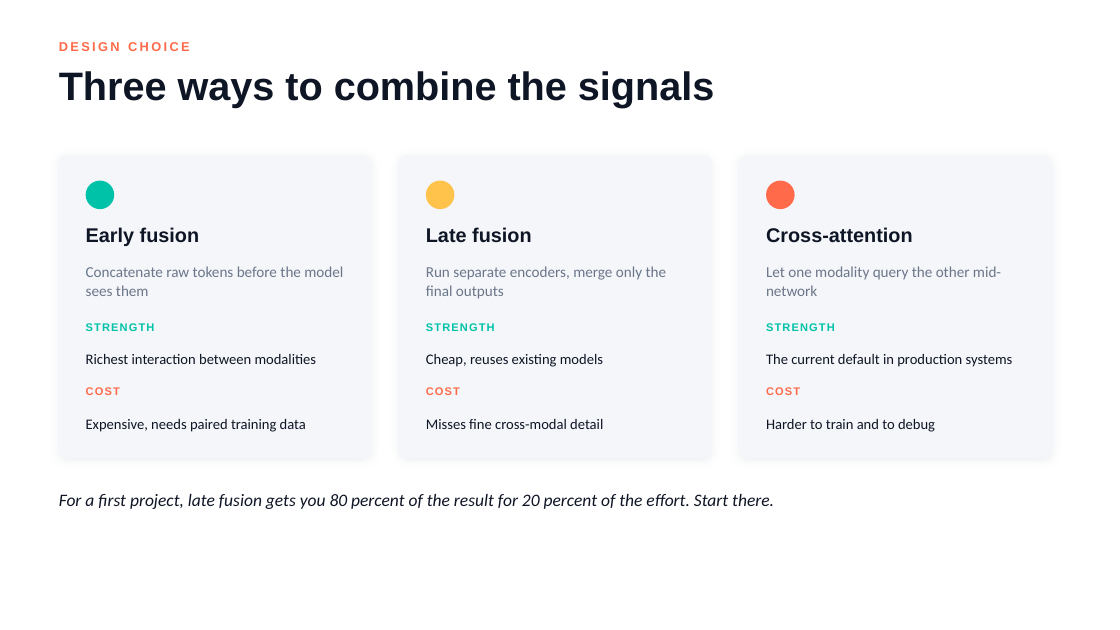
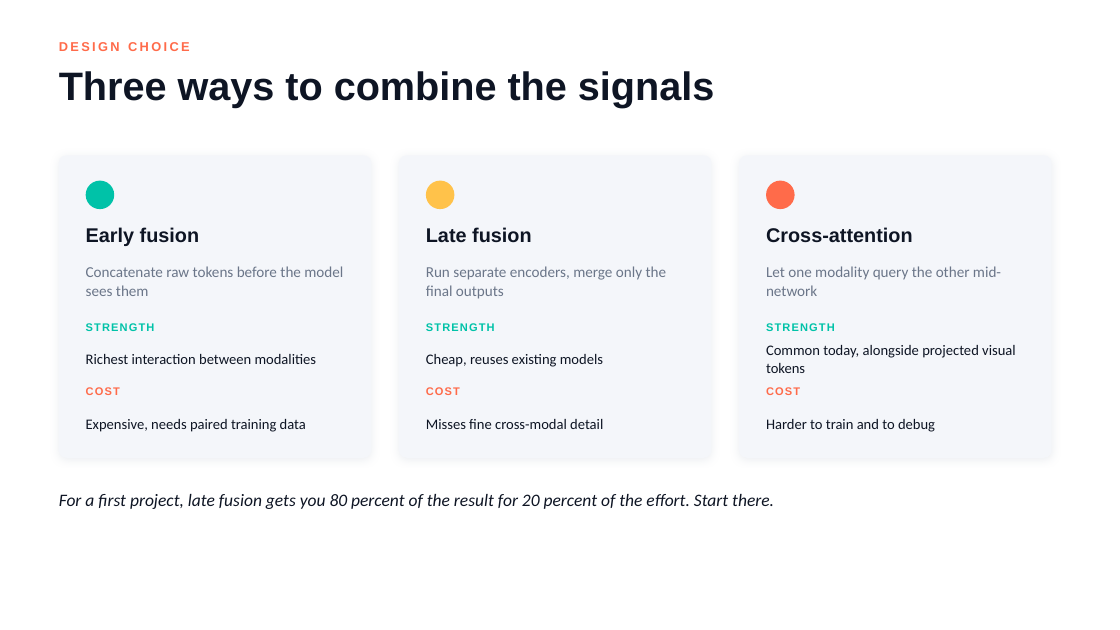
Before and after one commit to lksmangai/DeepLearning, a slide deck: slide 11 of Multimodal-AI-ATAL-FDP-Deck.pptx. Drawn at 1120x630 pixels with LibreOffice and Linux fonts; fonts in the diff are those of the drawing. Boxes give left, top, right and bottom in pixels: in the first picture for what was removed or moved away, otherwise in the second. Text is boxed around its words. In the diff, an @@ line names an element or a change of style, - is before the commit and + after.

```diff
--- a/Multimodal-AI-ATAL-FDP-Deck.pptx
+++ b/Multimodal-AI-ATAL-FDP-Deck.pptx
@@ text at [766, 345, 1016, 373]: text changed @@
-The current default in production systems
+Common today, alongside projected visual tokens
```
Also in this commit, not shown: 8 other slides changed.
